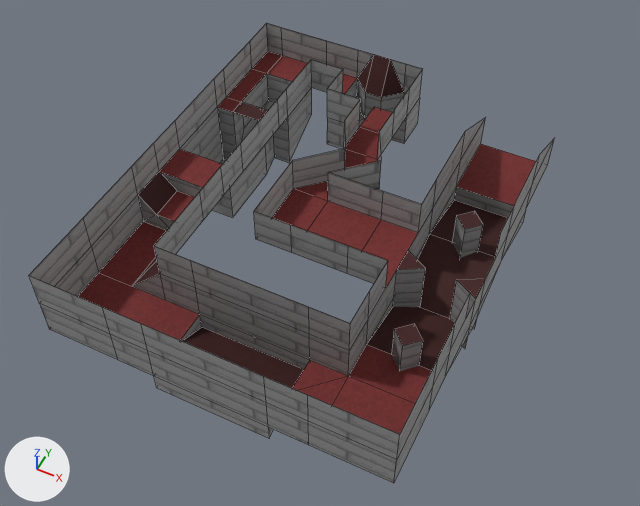
Renders of the Blender file Assets/World/Level1/Level1.blend from each side of a commit.
One viewpoint serves both versions: a 50 mm lens placed at (14.3, -74.4, 68.5), pointed at (-13.3, -19.2, -0.4). The lights are fixed; the arrows at lower left show +X, +Y and +Z. Mesh edges are drawn as thin lines.

In view in the first picture: 'Level1'.
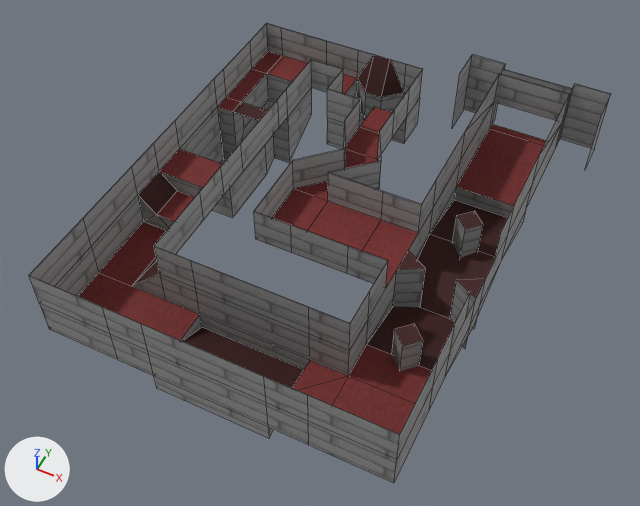
Changed parts and their boxes (x1, y1, x2, y2) in the pictures (640 x 506 px):
'Level1', reshaped (11% wider)
    before: (29, 23, 555, 483)
    after: (29, 23, 611, 483)
part 1 of me_plane, built on
    before: (456, 117, 555, 209)
    after: (452, 55, 611, 209)

What changed in the scene script:
```text
Change me_plane:
    used by ob_level1; location = (0.0, 0.0, 0.0)
    remove me_plane.from_pydata(...)  # 216 vertices, 175 faces; spans x -32.0..4.0, y -40.0..4.0, z -4.0..8.0
    add me_plane.from_pydata(...)  # 236 vertices, 189 faces; spans x -32.0..8.0, y -40.0..9.0, z -4.0..8.0
    me_plane part 1
    2 vertices are removed from x -4.0..4.0, y 4.0, z 4.0
    4 faces are deleted
    2 vertices move from x -4.0..4.0, y 4.0, z 0.0 to x -4.0..4.0, y 7.0, z 0.0
    16 vertices are added at x -8.0..8.0, y 5.0..9.0, z 0.0..8.0
    6 new vertices lie (0.0, 0.0, 8.0) away from vertices in x -8.0..8.0, y 5.0..9.0, z 0.0
    17 new faces join them, mat_wall
    1 new face joins them, mat_carpet2
```
